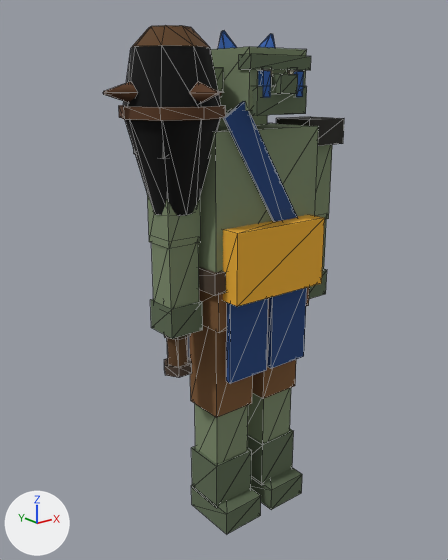
One commit to the glTF model ArcEngine/3D-models/troll.glb: the scene before it, then after it.
Both versions are drawn from a 50 mm lens placed at (-2.0, -2.32, 2.26), pointed at (-0.11, 0.04, 1.32). Arrows for +X, +Y and +Z are at lower left; the lights stay in place. The first picture is the older version. Mesh edges are drawn as thin lines. Vertices at exactly the same position are counted once.

The first picture shows 'troll'.
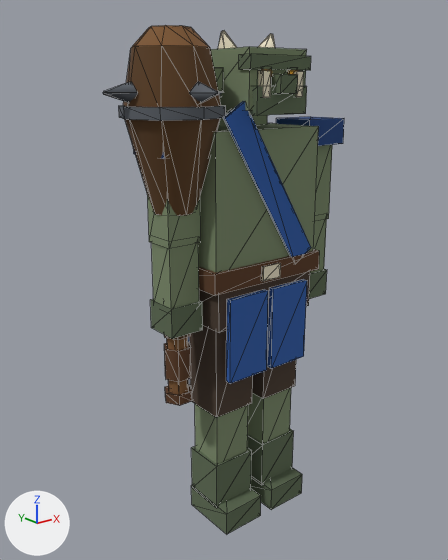
What the commit changed:
me_troll is used by ob_troll; location (0.0, 0.0, 0.0).
Verts and faces of me_troll; kept vertices keep their numbers, new ones are numbered from 477.
Before the commit, vertices of me_troll: 342 (-0.38, 0.0, 0.97), 343 (-0.4, -0.05, 0.97) at pixel (188, 364), 344 (-0.46, -0.05, 0.97) at pixel (178, 367), 345 (-0.49, 0.0, 0.97) at pixel (168, 365), 346 (-0.46, 0.05, 0.97) at pixel (167, 360).
Before the commit, vertices of me_troll: 347 (-0.4, 0.05, 0.97), 354 (-0.43, 0.0, 0.97).
me_troll had 477 vertices, 768 faces and spanned x -0.76..0.56, y -0.32..0.32, z 0.0..2.5.
me_troll now has 483 vertices, 780 faces and spans x -0.76..0.56, y -0.32..0.32, z 0.0..2.5.
me_troll part 1: the loose piece of 14 vertices spanning x -0.51..-0.36, y -0.06..0.06, z 0.92..0.97 is moved by (0.0, 0.0, -0.15).
me_troll part 2: a new loose piece, a 6-sided cylinder along z spanning x -0.5..-0.36, y -0.06..0.06, z 0.9..1.06, in mat_troll (picture img_troll_palette).
me_troll part 3: the loose piece of 8 vertices spanning x -0.28..0.28, y -0.27..-0.13, z 1.3..1.64 is deleted.
Part 4, on me_troll:
Vertices 342 to 347, 354 move by (0.0, 0.0, -0.15).
me_troll part 5: 492 kept faces spanning x -0.76..0.56, y -0.32..0.32, z 0.66..2.5 get new texture (UV) coordinates.

Changed parts and their boxes (x1, y1, x2, y2) in the pictures (448 x 560 px; the box of a moved part takes in the faces that stretch with it):
part 1 of me_troll, moved or reshaped: before (164, 357, 192, 378); after (165, 385, 192, 406)
part 2 of me_troll, added (brown): after (164, 342, 191, 382)
part 3 of me_troll, deleted (brown): before (223, 215, 325, 306)
part 4 of me_troll, moved or reshaped: before (167, 337, 188, 367); after (167, 337, 189, 394)
part 5 of me_troll, surface changed: (103, 25, 344, 418) in both
